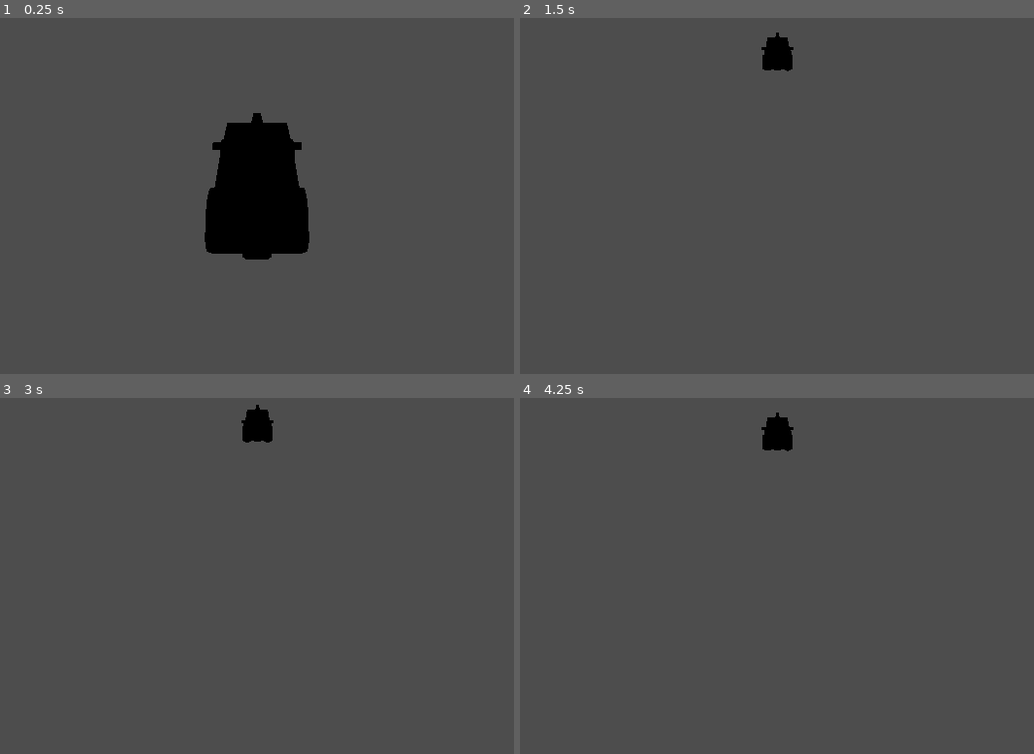
Above: before the commit, frames 1-4 (two rows, left to right).
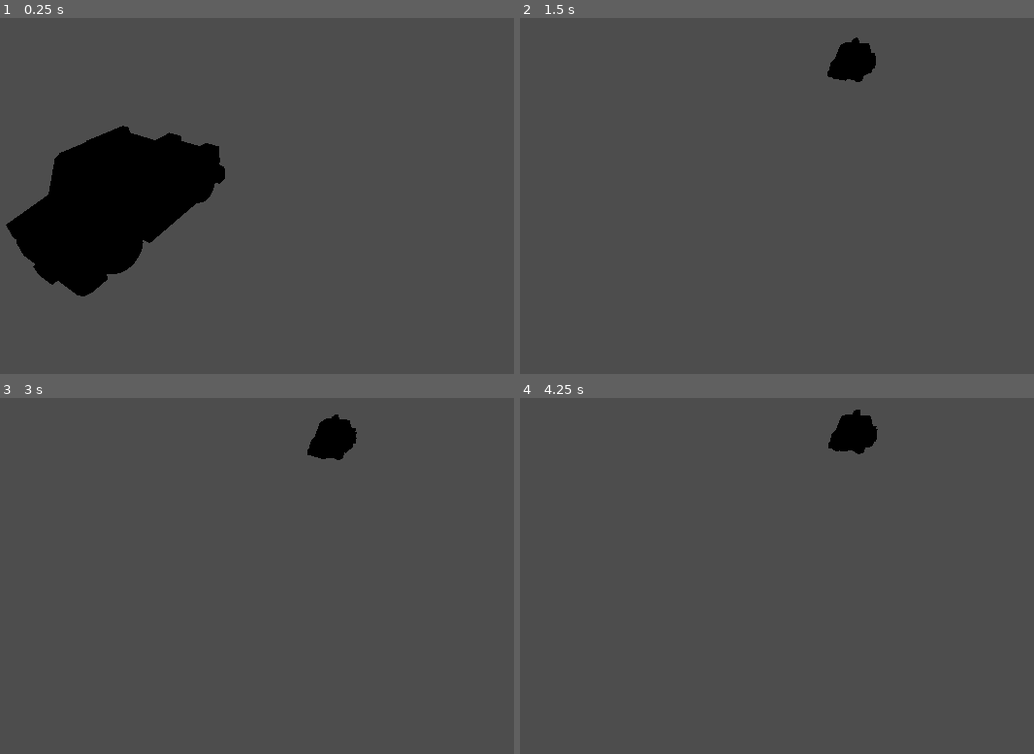
Above: after the commit, the same moments.

Repository: roverem/outrun
Game: Godot game, scene res://nodes/main/World.tscn
The game is run twice, just before and just after one commit, with the same random seed, the same clock (stepped at 60 frames per second) and the same inputs. This scene is started directly instead of the project's main scene.
Inputs (mouse positions are in pixels of both pictures, inside the frame that each line leads up to):
- Up to frame 1 (0.25 s): no input
- Up to frame 2 (1.5 s): tap Enter (ui_accept) at 0.5, 0.77 s; move the mouse to (823, 153) at 0.52 s; hold W (move_up) from 0.53 s (still down); move the mouse to (741, 156) at 1.27 s
- Up to frame 3 (3 s): keep holding W (move_up); tap Enter (ui_accept) at 1.52, 2.75 s; move the mouse to (277, 529) at 2.02 s; move the mouse to (246, 543) at 2.77 s
- Up to frame 4 (4.25 s): keep holding W (move_up); tap Enter (ui_accept) at 3.02, 3.77 s; move the mouse to (838, 540) at 3.52 s

The runs differ from the first frame. In frame 1, 18% of the frame differs, in the area x 1-61%, y 26-79%; in frame 2, 1.3%; in frame 3, 1.3%; in frame 4, 1.3%.

Commit message:
lockea la dirección al momento de saltar

Diff:
--- a/nodes/main/World.tscn
+++ b/nodes/main/World.tscn
@@ -11,7 +11,7 @@
 [node name="World" type="Node3D" unique_id=751455972]
 
 [node name="Camera3D" type="Camera3D" parent="." unique_id=337639450]
-transform = Transform3D(0.99999714, 0.00044172522, -0.0023601274, 0.0007825653, 0.8693042, 0.494277, 0.0022700028, -0.49427742, 0.8693013, 0.008684635, 1.6127534, 4.5825977)
+transform = Transform3D(0.8741073, -0.24068108, 0.42191124, 0.00078256516, 0.8693042, 0.49427697, -0.4857323, -0.43172094, 0.76005346, 3.5239983, 1.6127534, 2.7513475)
 v_offset = 1.575
 
 [node name="TaxiPlayer" type="CharacterBody3D" parent="." unique_id=243608483]
@@ -35,4 +35,6 @@
 script = ExtResource("4_cjvi6")
 body = NodePath("..")
 model = NodePath("../taxi")
+yaw_angle = 45.0
+jump_speed = 0.8
 metadata/_custom_type_script = "uid://c03gwfaiygkaj"
--- a/scripts/movement_component.gd
+++ b/scripts/movement_component.gd
@@ -20,18 +20,12 @@
 
 var jump_just_pressed:bool = false
 var is_jumping:bool = false
-var jumping_yaw: float = 0
+var jumping_yaw: float = 0.0
 var is_jump_moving:bool = false
-var jumping_direction:Vector2 = Vector2.ZERO
 var just_landed:bool = false
 var jump_tween:Tween
 
 func tick(delta:float)->void:
-
-	# Avoid turning mid-air
-	if is_jump_moving:
-		direction.x = jumping_direction.x * abs(jumping_yaw / yaw_angle)
-
 	# Position
 	body.global_position.x = clamp(body.global_position.x + direction.x * steer_speed * delta, -max_steer, max_steer)
 	body.global_position.z = base_position.z + direction.y * 10
@@ -46,27 +40,30 @@
 	var target_yaw = -direction.x * yaw_angle             # Y axis slight twist
 	var target_pitch = abs(direction.x) * pitch_angle     # X axis dip
 
-	if is_jumping:
+	if is_jump_moving:
 		target_yaw = jumping_yaw
-		#target_pitch = jumping_direction.y * pitch_angle
 
 	body.rotation_degrees.z = lerp(body.rotation_degrees.z, target_roll, delta * tilt_speed)
 	body.rotation_degrees.y = lerp(body.rotation_degrees.y, target_yaw, delta * (tilt_speed * 0.35))
-	#body.rotation_degrees.x = target_pitch #lerp(body.rotation_degrees.x, target_pitch, delta * (tilt_speed * 0.5))
+	body.rotation_degrees.x = target_pitch #lerp(body.rotation_degrees.x, target_pitch, delta * (tilt_speed * 0.5))
 
 func _execute_jump()->void:
 	is_jumping = true
-	if jumping_yaw != 0:
+
+	# Jump while steering. Store direction in which the jump was made
+	if direction.x != 0:
 		is_jump_moving = true
-		jumping_direction.x = direction.x
+		jumping_yaw = body.rotation_degrees.y
 
 	jump_tween = create_tween()
+	jump_tween.set_trans(Tween.TRANS_QUAD).set_ease(Tween.EASE_IN)
 	jump_tween.tween_property(body, "global_position:y", jump_height, jump_speed * 0.5)
+	jump_tween.set_trans(Tween.TRANS_SINE).set_ease(Tween.EASE_OUT)
 	jump_tween.tween_property(body, "global_position:y", base_position.y, jump_speed * 0.5)
 	jump_tween.tween_callback( func():
 		is_jumping = false
 		is_jump_moving = false
-		jumping_direction = Vector2.ZERO
+		jumping_yaw = 0.0
 	)
 
 	var pitch_tween = create_tween()
